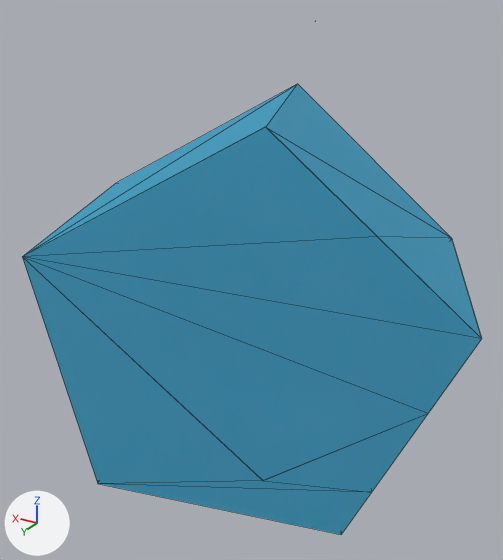
What one commit did to the glTF model vr/objetos/a16a.glb.
Rendered twice from a 50 mm lens placed at (-1.48, 5.45, 6.53), pointed at (3.53, -2.9, 2.36). The axes (+X, +Y, +Z) are drawn at lower left. The lights are the same throughout. Mesh edges are drawn as thin lines. Where no turn or scale is listed for an object, it has been applied to the vertices.

The scene before the commit, as lines of its bpy script (objects in view):
```python
mat_color_h05_1 = principled_material('[Color H05]1')
mat_color_h05_1.base_color = (0.0, 0.5, 0.8)  # cyan #00bce7
mat_color_h05_1.metallic = 0.5
mat_color_h05_1.roughness = 0.6
mat_color_h05_1.alpha = 0.7
me_mesh_0 = bpy.data.meshes.new('Mesh_0')
me_mesh_0.from_pydata([(1.36, -5.91, 2.5), (0.0, -2.5, 2.5), (0.0, -2.5, 2.5), (1.25, -2.0, 3.75), (2.5, -1.5, 4.99), (3.86, -4.91, 4.99)], [], [(0, 1, 2), (1, 0, 3), (3, 0, 4), (5, 4, 0)])
me_mesh_0.materials.append(mat_color_h05_1)  # cyan #00bce7
me_mesh_1 = bpy.data.meshes.new('Mesh_1')
me_mesh_1.from_pydata(...)  # 23 vertices, 32 faces; spans x 0.0..6.84, y -5.91..-0.31, z -0.83..6.14
# faces by material slot: [31, 1]
me_mesh_1.materials.append(mat_color_h05_1)  # cyan #00bce7
me_mesh_1.materials.append(mat_default_material)  # grey #808080
ob_mesh_0 = bpy.data.objects.new('Mesh_0', me_mesh_0)
ob_mesh_0.location = (0.0, 0.0, 0.0)
ob_root = bpy.data.objects.new('root', me_mesh_1)
ob_root.location = (0.0, 0.0, 0.0)
```
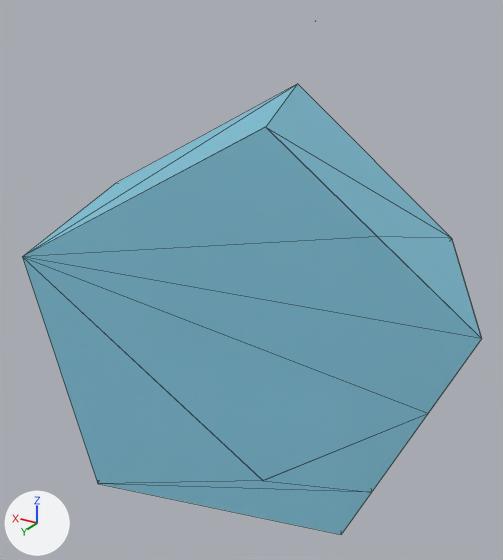
Boxes (x1, y1, x2, y2) around the edits, measured in the pictures (503 x 560 px):
'root', recoloured
    both: (22, 85, 481, 535)
'Mesh_0', recoloured
    both: (266, 84, 482, 339)

Edits to the bpy script that builds the scene:
```text
Change mat_color_h05_1:
    mat_color_h05_1.base_color: (0.0, 0.5, 0.8) -> (0.3, 0.8, 1.0)  # cyan #00bce7 -> cyan #95e7ff
```
